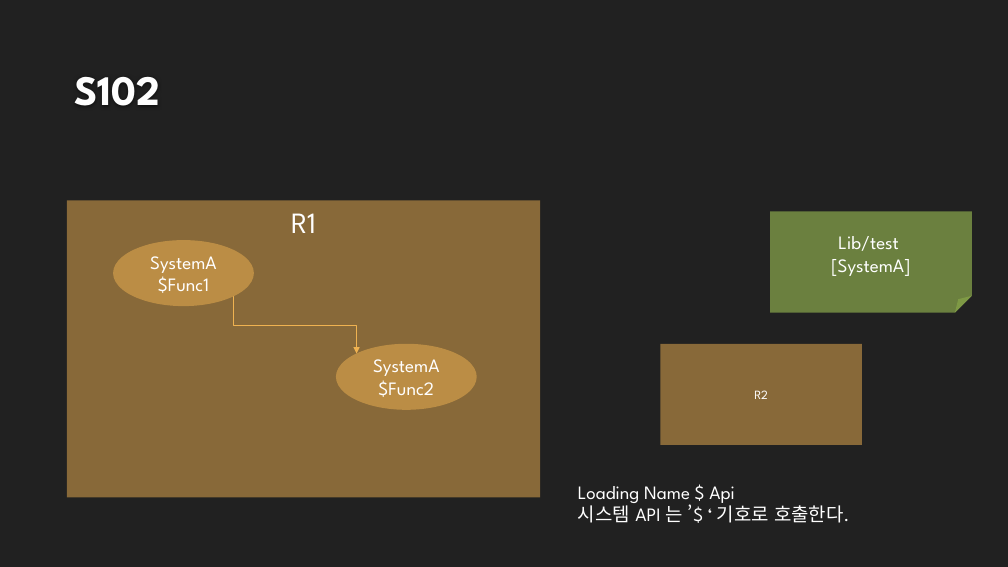
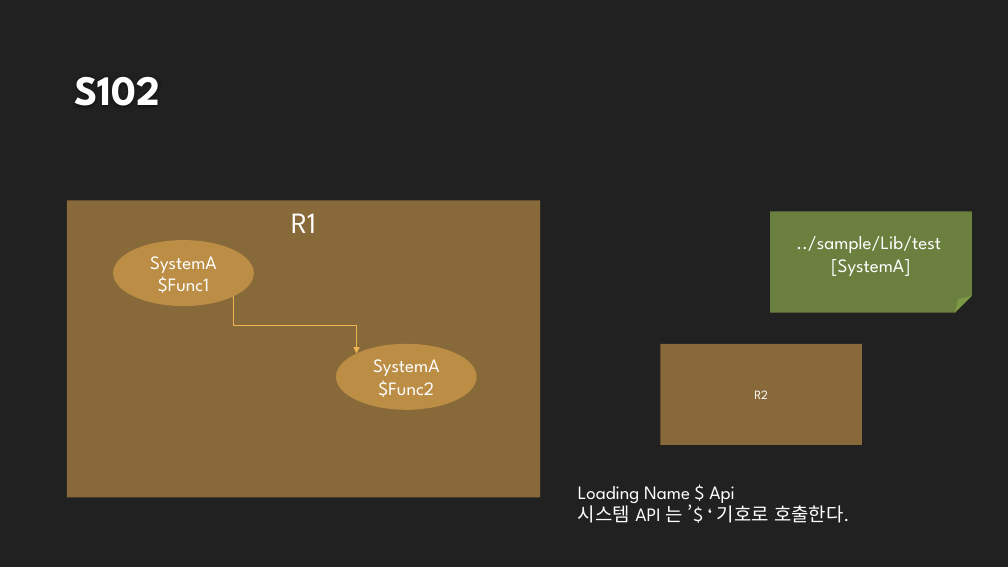
Before and after one commit to DualsoftDev/ds, a slide deck: slide 3 of DsDotNet/src/UnitTest/UnitTest.Engine/ImportOffice/ppt/T5_Call.pptx. Drawn at 1008x567 pixels with LibreOffice and Linux fonts; fonts in the diff are those of the drawing; background and template pictures are left out. Boxes give left, top, right and bottom in pixels: in the first picture for what was removed or moved away, otherwise in the second. Text is boxed around its words. In the diff, an @@ line names an element or a change of style, - is before the commit and + after.

```diff
--- a/DsDotNet/src/UnitTest/UnitTest.Engine/ImportOffice/ppt/T5_Call.pptx
+++ b/DsDotNet/src/UnitTest/UnitTest.Engine/ImportOffice/ppt/T5_Call.pptx
@@ text in folded corner at (796, 236, 941, 253): text changed @@
-Lib/test
+../sample/Lib/test
```
Also in this commit, not shown: 2 other slides changed, 55 other files.
